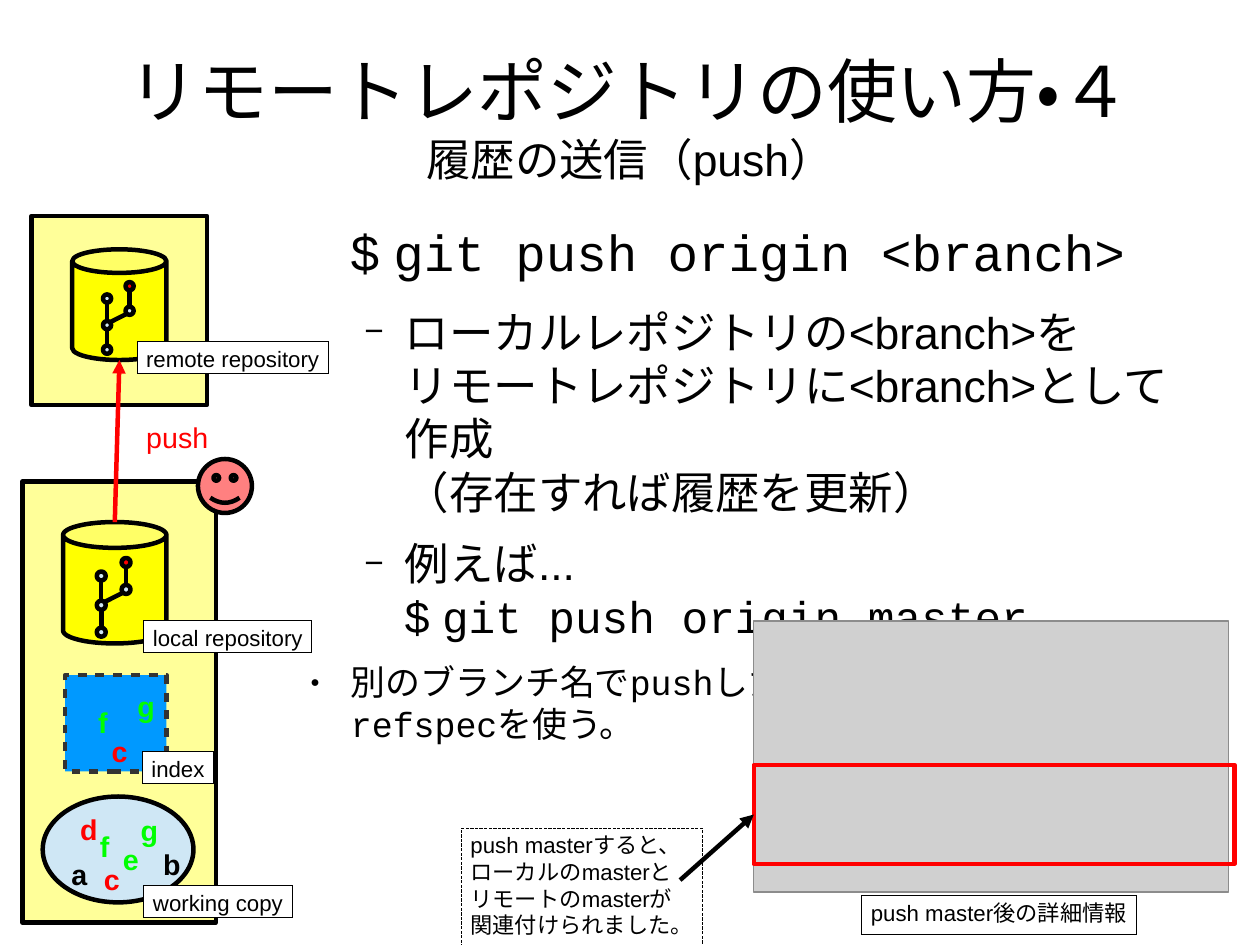
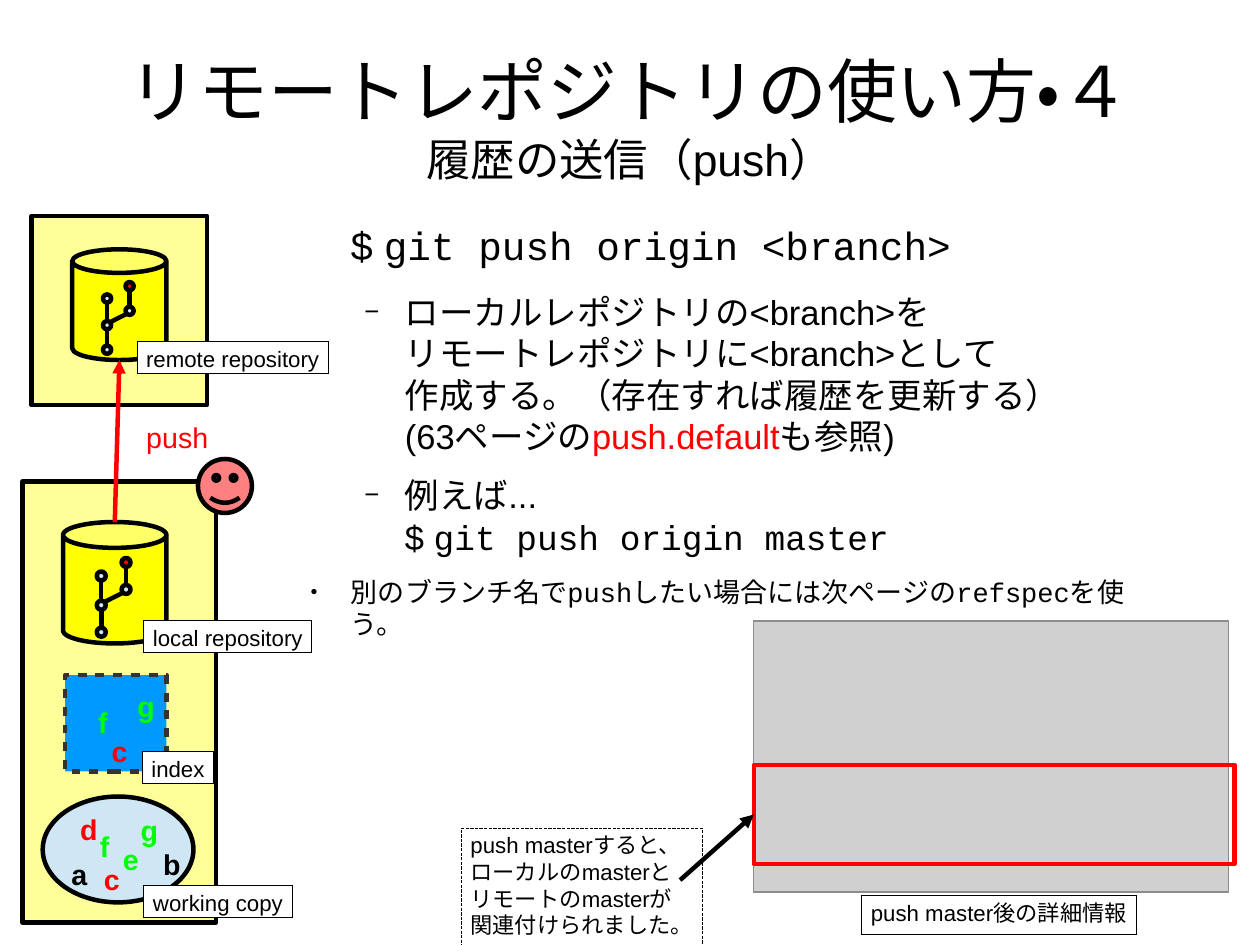
Before and after one commit to pneu/how_to_git, a slide deck: slide 61 of how_to_git.odp. Drawn at 1260x945 pixels with LibreOffice and Linux fonts; fonts in the diff are those of the drawing; grey boxes stand for pictures. Boxes give left, top, right and bottom in pixels: in the first picture for what was removed or moved away, otherwise in the second. Text is boxed around its words. In the diff, an @@ line names an element or a change of style, - is before the commit and + after.

```diff
--- a/how_to_git.odp
+++ b/how_to_git.odp
@@ text at (351, 232, 1124, 636): size 32 to 24.8 pt in "$ git push origin <branch>"; size 28 to 21.7 pt in "例えば... $ git push origin master"; size 22 to 17.1 pt in "別のブランチ名でpushしたい場合には次ページのrefspecを使う。" @@
@@ text at (405, 295, 1060, 455): text changed; size 28 to 21.7 pt @@
-  − ローカルレポジトリの<branch>を
-    リモートレポジトリに<branch>として作成
-    （存在すれば履歴を更新）
+  − ローカルレポジトリの<branch>を
+    リモートレポジトリに<branch>として
+    作成する。（存在すれば履歴を更新する）
+    (63ページのpush.defaultも参照)
```
Also in this commit, not shown: 9 other slides changed, 10 slides added, 1 slide removed.
